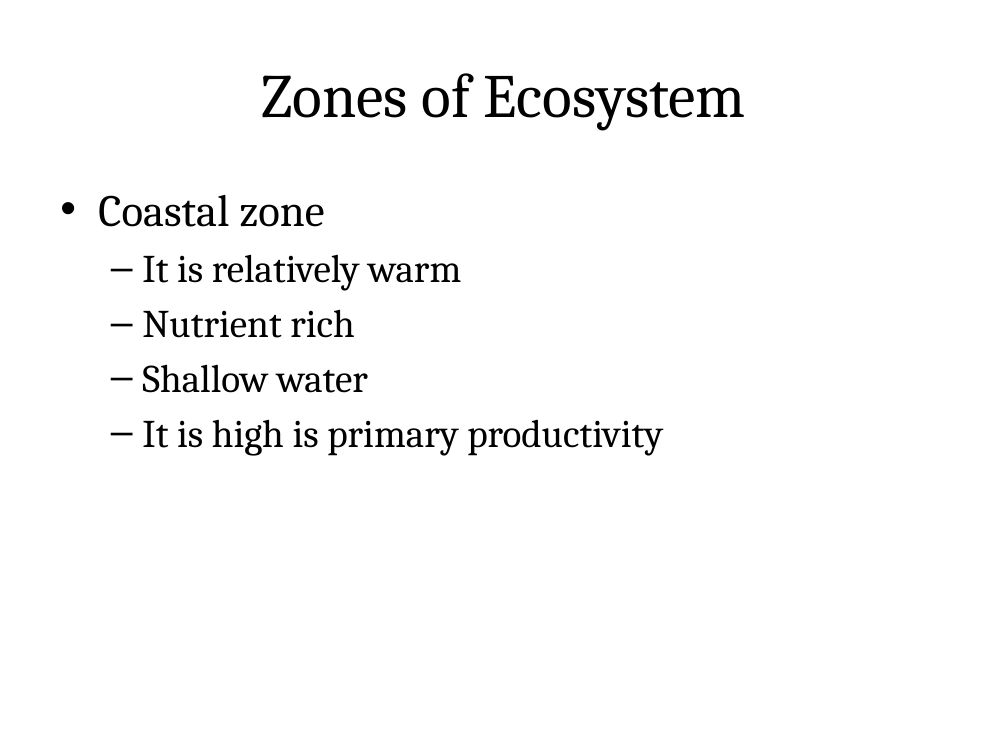
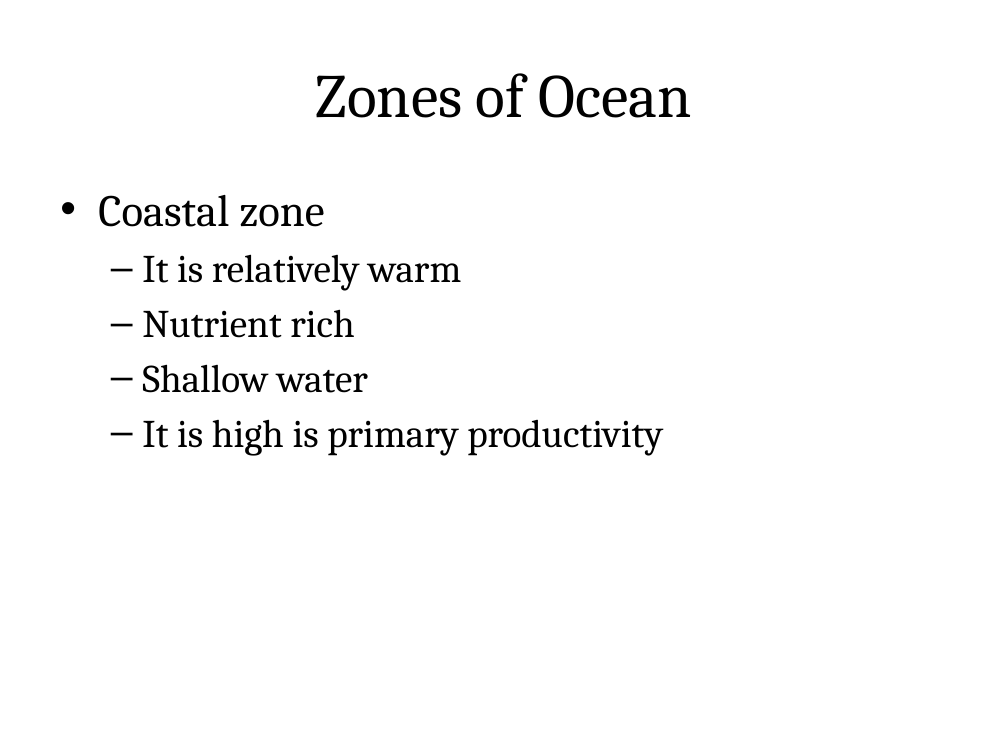
Before and after one commit to rajasekaran36/GE8291-Environmental-Science-and-Engineering, a slide deck: slide 89 of Slides/GE8291-U1.pptx. Drawn at 1008x756 pixels with LibreOffice and Linux fonts; fonts in the diff are those of the drawing. Boxes give left, top, right and bottom in pixels: in the first picture for what was removed or moved away, otherwise in the second. Text is boxed around its words. In the diff, an @@ line names an element or a change of style, - is before the commit and + after.

Commit message:
Last Update 27-12-2018  9:25:02.83

```diff
--- a/Slides/GE8291-U1.pptx
+++ b/Slides/GE8291-U1.pptx
@@ title at (316, 73, 691, 118): text changed @@
-Zones of Ecosystem
+Zones of Ocean
```
Also in this commit, not shown: 1 other slide changed.
